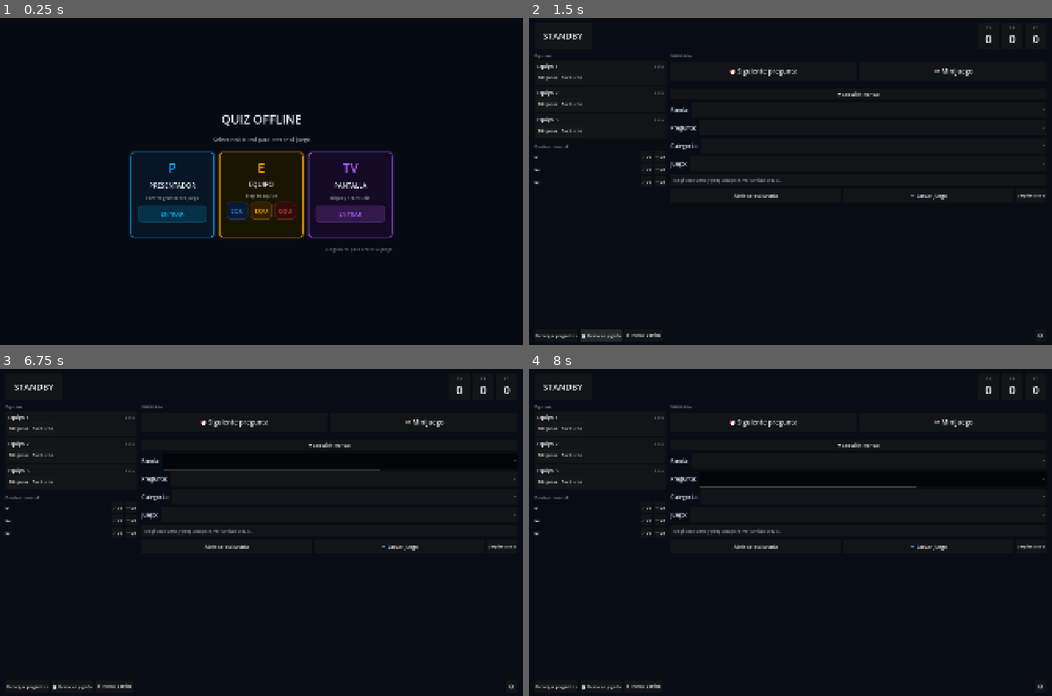
Above: before the commit, frames 1-4 (two rows, left to right).
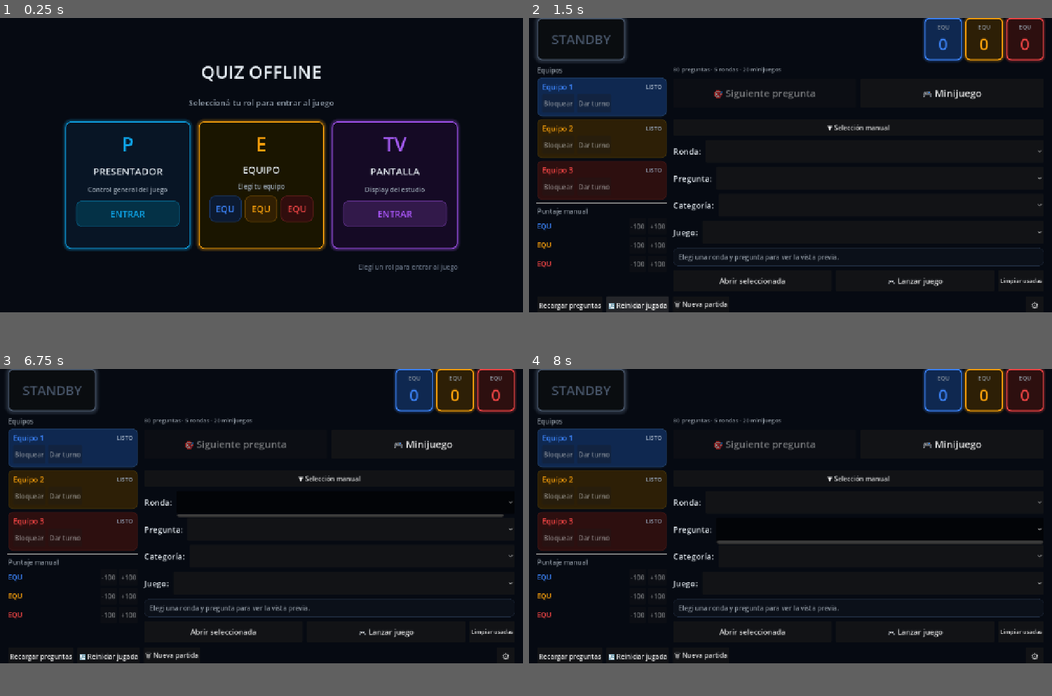
Above: after the commit, the same moments.

Repository: danielgap/touring-snake
Game: Godot game, scene res://main.tscn
Two runs of this game, one before a commit and one after it. Both use one fixed random seed, a clock stepped at 60 frames per second and the inputs below.
Inputs (mouse positions are in pixels of both pictures, inside the frame that each line leads up to; where the layout moved, square brackets give the same spot in the first picture):
- Up to frame 1 (0.25 s): no input
- Up to frame 2 (1.5 s): click "ENTRAR" at 0.5 s; click "🔄 Reiniciar jugada" at 1.25 s
- Up to frame 3 (6.75 s): click "🔄 Reiniciar jugada" at 2 s; click "🔄 Reiniciar jugada" at 2.75 s; click (20, 427) at 3.5 s, where only the run before the commit has a clickable "Bloquear"; click "🎮 Minijuego" at 4.25 s; click "▼ Selección manual" at 5 s; click (20, 454) at 5.75 s, where only the run before the commit has a clickable "Bloquear"; click (345, 516) [339, 460] at 6.5 s
- Up to frame 4 (8 s): click (879, 545) [874, 480] at 7.25 s
In our replay, the window is 800x500 before the commit and 800x450 after it. These sizes can differ from the game's own. Grey fills any space a smaller window leaves; there, only what the larger window draws over its background counts as a difference.

The runs differ from the first frame. In frame 1, 11% of the frame differs, in the area x 12-88%, y 14-78%; in frame 2, 17%; in frame 3, 17%; in frame 4, 17%, in the area x 0-99%, y 0-98%.
Error before the commit: Parse Error: Identifier "ImageLoader" not declared in the current scope. (res://scripts/presenter/presenter_root_controller.gd:1393)
Error after the commit: Compile Error: Failed to compile depended scripts. (res://scripts/presenter/presenter_root_controller.gd:0)

Commit message:
fix: configure Android export with debug keystore and INTERNET permission
- Add permissions/internet=true to export_presets.cfg for MQTT connectivity
- Configure debug keystore for installable APK signing
- Remove incorrect [android] section from project.godot

Diff:
--- a/quiz/godot/project.godot
+++ b/quiz/godot/project.godot
@@ -11,8 +11,11 @@
 [application]
 
 config/name="Quiz Offline"
+config/icon="res://assets/icon.png"
 run/main_scene="res://main.tscn"
-config/features=PackedStringArray("4.6")
+config/features=PackedStringArray("4.6", "Mobile")
+boot_splash/show_image=false
+boot_splash/bg_color=Color(0.024, 0.04, 0.07, 1)
 
 [autoload]
 
@@ -21,11 +24,23 @@
 ContentRepo="*res://autoload/content_repo.gd"
 GameService="*res://autoload/game_service.gd"
 MqttBus="*res://autoload/mqtt_bus.tscn"
+ImageLoader="*res://scripts/core/image_loader.gd"
 
 [display]
 
-window/size/viewport_width=1920
-window/size/viewport_height=1200
+window/size/viewport_width=1280
+window/size/viewport_height=720
+window/size/mode=3
 window/stretch/mode="canvas_items"
 window/stretch/aspect="expand"
-window/handheld/orientation=5
+window/handheld/orientation=4
+window/vsync/vsync_mode=0
+
+[input_devices]
+
+pointing/emulate_touch_from_mouse=true
+
+[rendering]
+
+renderer/rendering_method="mobile"
+textures/vram_compression/import_etc2_astc=true
Not shown, added: quiz/godot/export_presets.cfg
